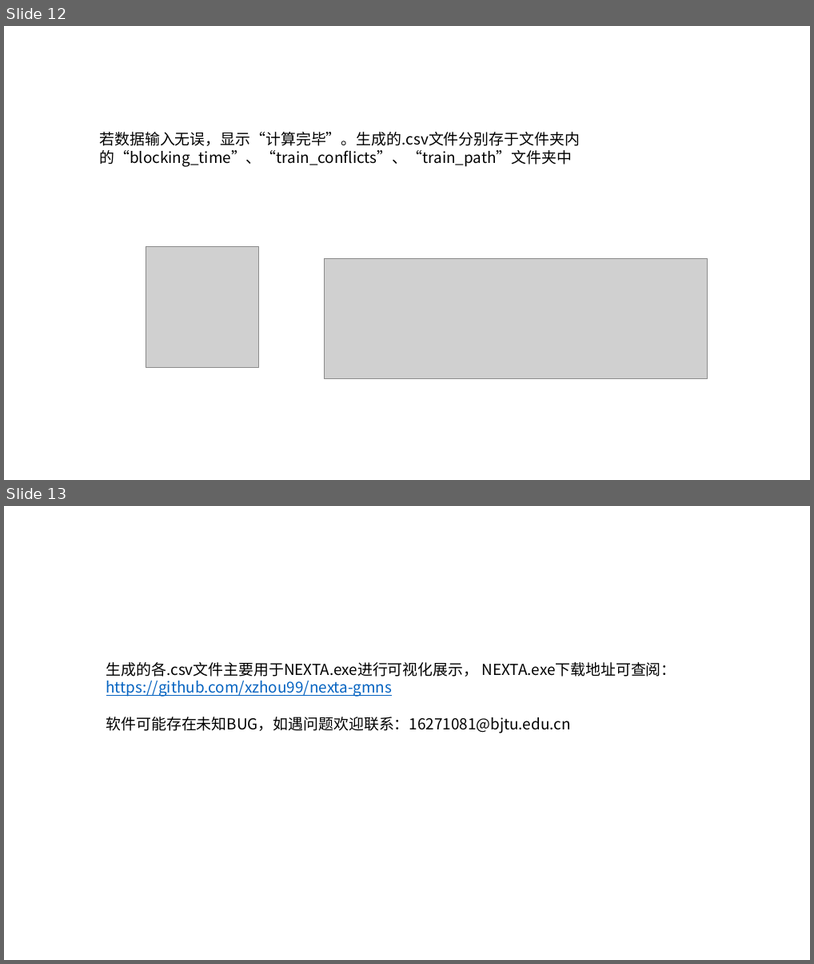
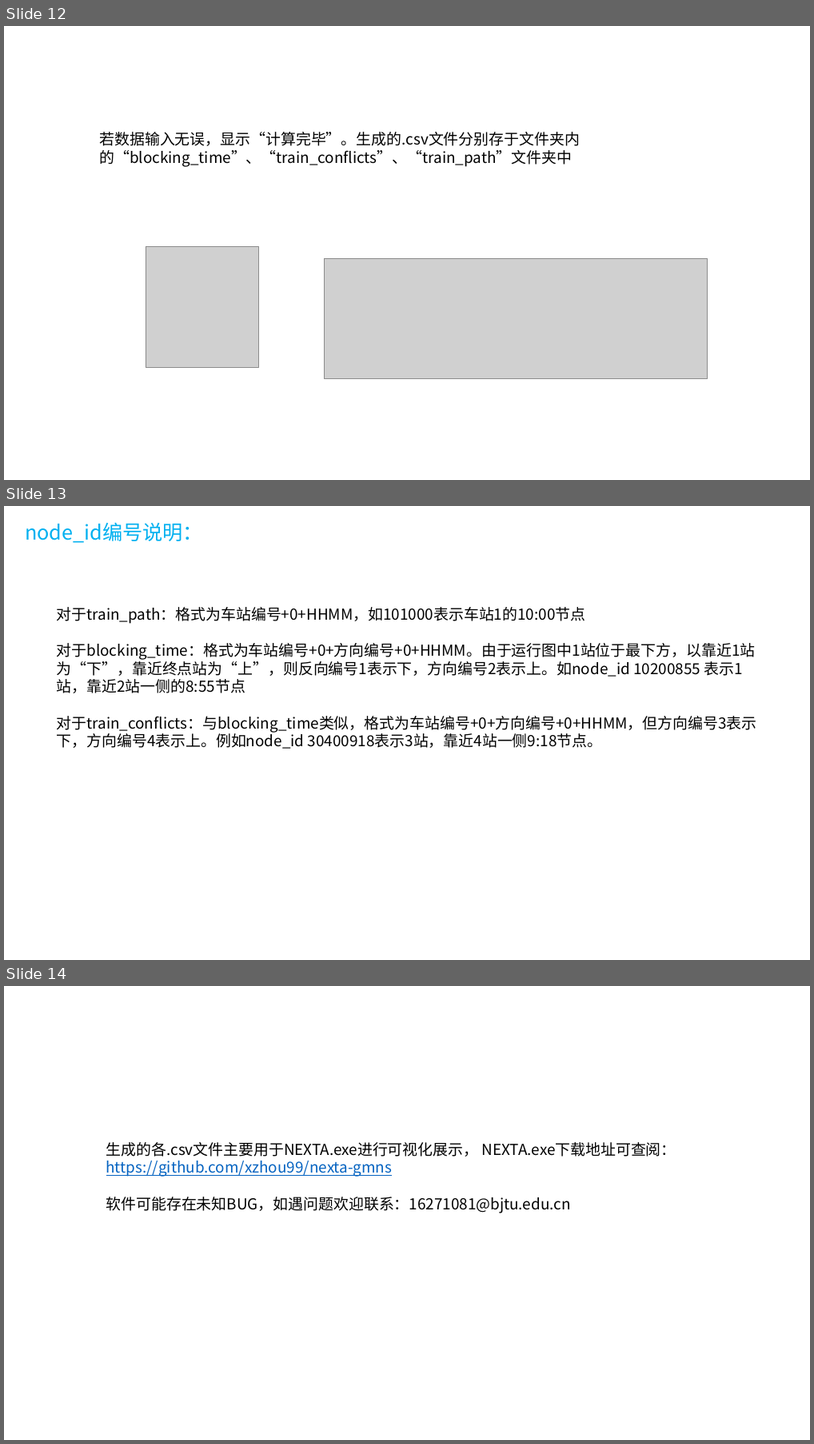
Before and after one commit to OnVacationHaHa/blocking-time-and-train-conflicts, a slide deck: user guide.pptx. Shown one above the other, each under a label of ours: slides 12 and 13 before the commit, slides 12, 13 and 14 after it. The pictures are 814x964 and 814x1444 pixels, drawn with LibreOffice and Linux fonts; fonts in the diff are those of the drawing; grey boxes stand for pictures. Boxes give left, top, right and bottom in pixels: in the first picture for what was removed or moved away, otherwise in the second. Text is boxed around its words. In the diff, an @@ line names an element or a change of style, - is before the commit and + after.

```diff
--- a/user guide.pptx
+++ b/user guide.pptx
@@ slide 13 added at bbox=[4, 506, 810, 960], background #FFFFFF @@
@@ text added at bbox=[25, 522, 203, 543], 24 pt, text #00B0F0 @@
+node_id编号说明：
@@ text added at bbox=[57, 607, 758, 748], 18 pt, text #000000 @@
+对于train_path：格式为车站编号+0+HHMM，如101000表示车站1的10:00节点
+对于blocking_time：格式为车站编号+0+方向编号+0+HHMM。由于运行图中1站位于最下方，以靠近1站为“下”，靠近终点站为“上”，则反向编号1表示下，方向编号2表示上。如node_id 10200855 表示1站，靠近2站一侧的8:55节点
+对于train_conflicts：与blocking_time类似，格式为车站编号+0+方向编号+0+HHMM，但方向编号3表示下，方向编号4表示上。例如node_id 30400918表示3站，靠近4站一侧9:18节点。
@@ what was slide 13 is now slide 14 @@
```
